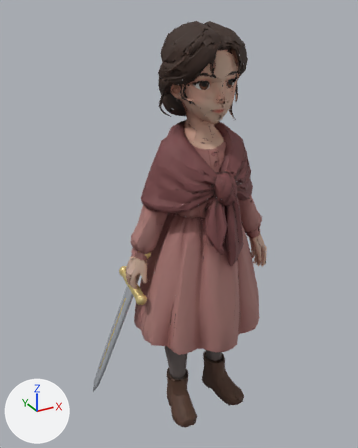
What one commit did to the glTF model public/assets/npc/mara.glb.
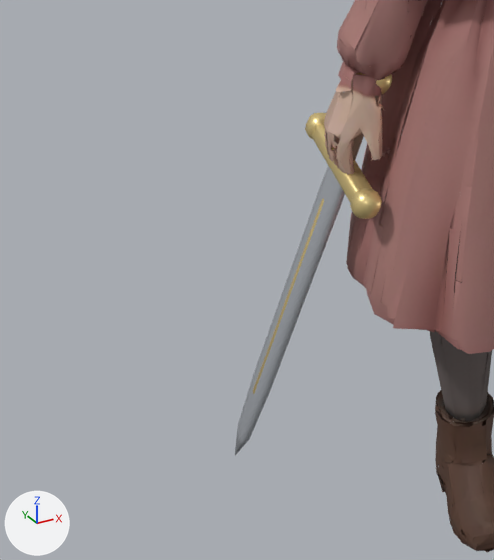
Each version appears first whole from a 50 mm lens placed at (-0.967, -1.583, 1.708), pointed at (-0.076, 0.038, 0.898), and next in a close-up on the part from 2% to 53% of the width and 50% to 96% of the height. Every picture has the same lights, and +X, +Y and +Z are marked at lower left. The last two pictures show the newer version. Vertices at exactly the same position are counted once.

Names of what the first close-up shows: 'Mara'.
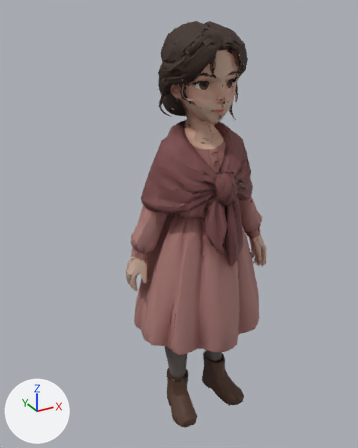
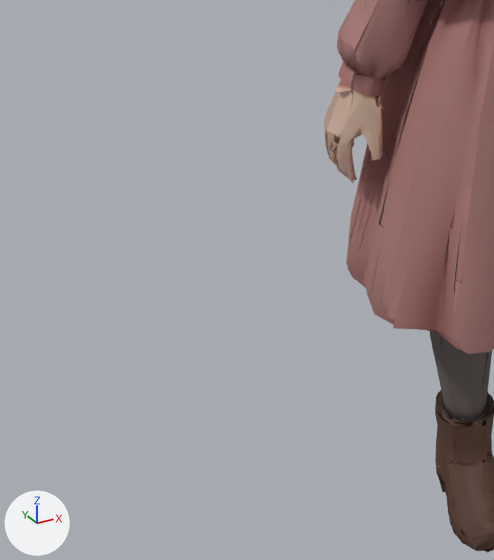
The change, as a diff of the scene's bpy script:
```diff
--- a/public/assets/npc/mara.glb.py
+++ b/public/assets/npc/mara.glb.py
@@ me_tripo_mesh_fded39be_2623_4ad4_a05e_1dde40a519b1 @@
 # used by ob_mara; location = (0.0, 0.0, 0.0)
-me_tripo_mesh_fded39be_2623_4ad4_a05e_1dde40a519b1.from_pydata(...)  # 10901 vertices, 10279 faces; spans x -0.46..0.32, y -0.24..0.24, z 0.0..1.66
+me_tripo_mesh_fded39be_2623_4ad4_a05e_1dde40a519b1.from_pydata(...)  # 10486 vertices, 9485 faces; spans x -0.31..0.32, y -0.24..0.24, z 0.0..1.66
+# me_tripo_mesh_fded39be_2623_4ad4_a05e_1dde40a519b1 part 1: 7 loose pieces with 415 vertices, spanning x -0.46..-0.21, y -0.06..0.17, z 0.09..0.83, are deleted
 me_tripo_mesh_fded39be_2623_4ad4_a05e_1dde40a519b1.materials.append(mat_mara)
-me_tripo_mesh_fded39be_2623_4ad4_a05e_1dde40a519b1.materials.append(mat_steel)  # white #dde2ea
-me_tripo_mesh_fded39be_2623_4ad4_a05e_1dde40a519b1.materials.append(mat_brass)  # yellow #efd795
-me_tripo_mesh_fded39be_2623_4ad4_a05e_1dde40a519b1.materials.append(mat_leather)  # brown #997c69
```

Changed parts and their boxes (x1, y1, x2, y2) in the close-ups (494 x 560 px):
'Mara', reshaped
    before: (235, 0, 494, 552)
    after: (324, 0, 494, 552)
part 1 of me_tripo_mesh_fded39be_2623_4ad4_a05e_1dde40a519b1, deleted
    before: (235, 66, 392, 455)
